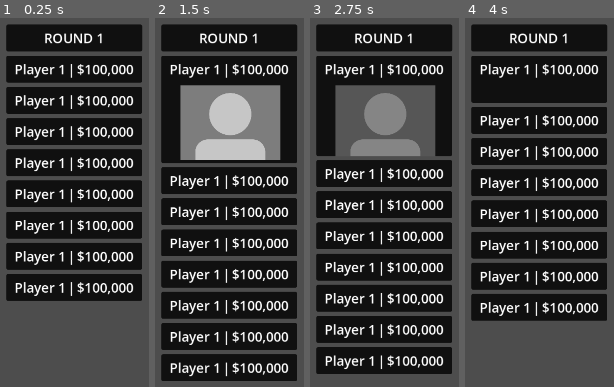
Above: before the commit, frames 1-4 (left to right).
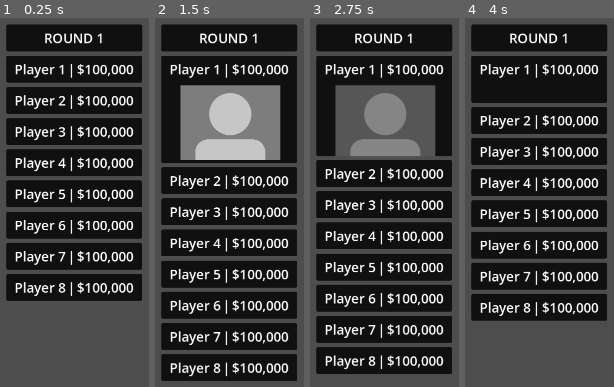
Above: after the commit, the same moments.

Repository: Dexterminator/legend-trade-event-app
Game: Godot game, scene res://scenes/main/main.tscn
Same seed, same stepped clock (60 frames per second), same inputs: the game is played once before the commit and once after it.
Inputs:
- Up to frame 1 (0.25 s): no input
- Up to frame 2 (1.5 s): tap Enter at 0.5 s; tap 1 at 0.6, 1.35 s
- Up to frame 3 (2.75 s): tap 1 at 2.1 s
- Up to frame 4 (4 s): tap 1 at 2.85, 3.6 s

The runs differ from the first frame. In frame 1, 0.6% of the frame differs, in the area x 38-45%, y 21-75%; in frame 2, 0.6%, in the area x 38-45%, y 42-97%; in frame 3, 0.6%; in frame 4, 0.6%.

Commit message:
Add sorting

Diff:
--- a/client/scenes/standings_overlay/player_panel/player_panel.gd
+++ b/client/scenes/standings_overlay/player_panel/player_panel.gd
@@ -2,8 +2,16 @@
 extends PanelContainer
 
 @onready var animation_player: AnimationPlayer = $AnimationPlayer
+@onready var name_label: Label = %NameLabel
+@onready var score_label: Label = %ScoreLabel
+
 enum State {EXPANDED, COLLAPSED}
 var state: State = State.COLLAPSED
+var score: int = 0
+
+func set_score(new_score: int) -> void:
+    score = new_score
+    score_label.text = "$%s" % Utils.format_number(score)
 
 func toggle_expanded() -> void:
     if animation_player.is_playing():
--- a/client/scenes/standings_overlay/player_panel/player_panel.tscn
+++ b/client/scenes/standings_overlay/player_panel/player_panel.tscn
@@ -117,6 +117,7 @@
 size_flags_vertical = 0
 
 [node name="NameLabel" type="Label" parent="HBoxContainer" unique_id=991938552]
+unique_name_in_owner = true
 layout_mode = 2
 theme_override_font_sizes/font_size = 32
 text = "Player 1"
@@ -126,7 +127,8 @@
 theme_override_font_sizes/font_size = 32
 text = "|"
 
-[node name="MoneyLabel" type="Label" parent="HBoxContainer" unique_id=907248853]
+[node name="ScoreLabel" type="Label" parent="HBoxContainer" unique_id=907248853]
+unique_name_in_owner = true
 layout_mode = 2
 theme_override_font_sizes/font_size = 32
 text = "$100,000"
--- a/client/scenes/standings_overlay/standings_overlay.gd
+++ b/client/scenes/standings_overlay/standings_overlay.gd
@@ -4,9 +4,26 @@
 
 func _ready() -> void:
 	SignalBus.standings_updated.connect(_on_standings_updated)
+	for i in range(standings_container.get_child_count()):
+		var p: PlayerPanel = standings_container.get_child(i)
+		print(p)
+		p.name_label.text = "Player %d" % (i + 1)
+
+func sort_by_score() -> void:
+	var panels := standings_container.get_children()
+
+	panels.sort_custom(func(a: PlayerPanel, b: PlayerPanel) -> int:
+		return a.score > b.score # descending
+	)
+
+	for i in panels.size():
+		standings_container.move_child(panels[i], i)
 
 func _on_standings_updated(_text: String) -> void:
-	pass
+	for child: PlayerPanel in standings_container.get_children():
+		child.set_score(randi_range(0, 1000000))
+
+	sort_by_score()
 
 func _input(event: InputEvent) -> void:
 	if event is InputEventKey:
--- /dev/null
+++ b/client/scripts/utils.gd
@@ -0,0 +1,107 @@
+class_name Utils
+extends Node2D
+
+
+static func lerp_smooth(from: float, to: float, delta: float, half_life: float) -> float:
+	return to + (from - to) * pow(2, -delta / half_life)
+
+
+static func lerp_smooth_vec(from: Vector2, to: Vector2, delta: float, half_life: float) -> Vector2:
+	return Vector2(
+		lerp_smooth(from.x, to.x, delta, half_life), lerp_smooth(from.y, to.y, delta, half_life)
+	)
+
+
+static func select_keys(dict: Dictionary, keys: Array) -> Dictionary:
+	var res := {}
+	for key: Variant in keys:
+		if key in dict:
+			res[key] = dict[key]
+	return res
+
+
+static func format_number(n: int) -> String:
+	var n_str := str(n)
+	var size := n_str.length()
+	var s := ""
+
+	for i in range(size):
+		if (size - i) % 3 == 0 and i > 0:
+			s = str(s, ",", n_str[i])
+		else:
+			s = str(s, n_str[i])
+
+	return s
+
+
+static func spawn(factory: PackedScene, parent: Node2D, pos: Vector2) -> Node2D:
+	var node: Node2D = factory.instantiate()
+	node.global_position = pos
+	parent.add_child(node)
+	return node
+
+
+static func wait(parent: Node, wait_time: float) -> Signal:
+	var timer := Timer.new()
+	parent.add_child(timer)
+	timer.wait_time = wait_time
+	timer.one_shot = true
+	timer.timeout.connect(timer.queue_free)
+	timer.start()
+	return timer.timeout
+
+static func format_time(time_msec: int) -> String:
+	var total_seconds := time_msec / 1000.0
+	var seconds: float = fmod(total_seconds, 60.0)
+	var minutes: int = int(total_seconds / 60.0) % 60
+	var hours: int = int(total_seconds / 3600.0)
+	var time_string: String = "%02d:%02d:%05.2f" % [hours, minutes, seconds]
+	return time_string
+
+static func get_screen_width() -> float:
+	return DisplayServer.window_get_size().x
+
+static func get_screen_height() -> float:
+	return DisplayServer.window_get_size().y
+
+static func get_hostname() -> String:
+	var output: Array = []
+	OS.execute("hostname", [], output)
+	return output[0]
+
+static func tween_property_with_curve(
+	tween: Tween,
+	node: Node,
+	property: NodePath,
+	to_value: Variant,
+	duration: float,
+	curve: Curve
+) -> MethodTweener:
+	var start_value: Variant = node.get_indexed(property)
+	return tween.tween_method(
+		func(prog: float) -> void:
+			var curve_val := curve.sample(prog)
+			node.set_indexed(property, lerp(start_value, to_value, curve_val)),
+		0.0,
+		1.0,
+		duration
+	)
+
+static func tween_property_with_curve_relative(
+	tween: Tween,
+	node: Node,
+	property: NodePath,
+	to_value: Variant,
+	duration: float,
+	curve: Curve
+) -> MethodTweener:
+	var start_value: Variant = node.get_indexed(property)
+	var end_value: Variant = start_value + to_value
+	return tween.tween_method(
+		func(prog: float) -> void:
+			var curve_val := curve.sample(prog)
+			node.set_indexed(property, lerp(start_value, end_value, curve_val)),
+		0.0,
+		1.0,
+		duration
+	)
Not shown, added: client/scripts/utils.gd.uid
